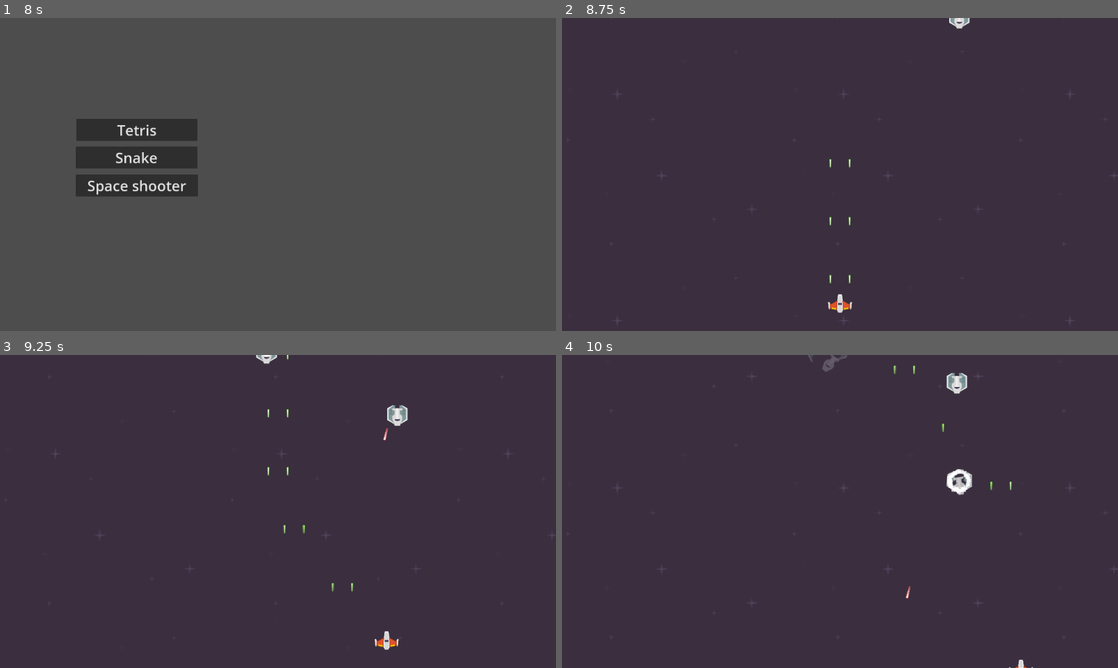
Above: before the commit, frames 1-4 (two rows, left to right).
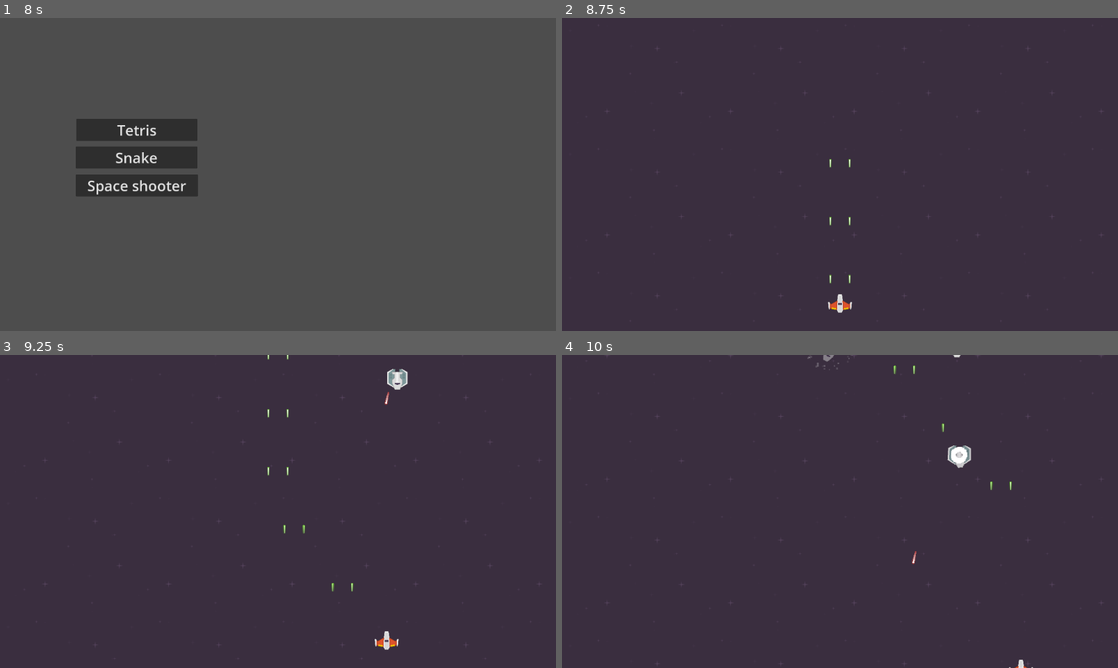
Above: after the commit, the same moments.

Repository: seriousdev-gh/godot_simple_games
Game: Godot game, scene res://scenes/game_selection.tscn
The game is run twice, just before and just after one commit, with the same random seed, the same clock (stepped at 60 frames per second) and the same inputs.
Inputs:
- Up to frame 1 (8 s): click "Tetris" at 0.5 s; click "Restart" at 1.25 s; click "Restart" at 2 s; click "Restart" at 2.75 s; click "Menu" at 3.5 s; click "Snake" at 4.25 s; click "Restart" at 5 s; click "Restart" at 5.75 s; click "Restart" at 6.5 s; click "Menu" at 7.25 s
- Up to frame 2 (8.75 s): click "Space shooter" at 8 s
- Up to frame 3 (9.25 s): hold D (right) from 8.78 s (still down); tap Space (rotate) at 8.85 s
- Up to frame 4 (10 s): release D (right) at 9.53 s; hold Down (down) from 9.53 s (still down); tap Space (rotate) at 9.6 s

Frame 1 is identical in both runs. In frame 2, 0.1% of the frame differs, in the area x 1-100%, y 0-98%; in frame 3, 0.6%; in frame 4, 0.9%, in the area x 1-100%, y 0-99%.

Commit message:
use polygon instead of sprite for background

Diff:
--- a/games/space_shooter/game.gd
+++ b/games/space_shooter/game.gd
@@ -3,36 +3,9 @@
 @export var enemy_scenes : Array[PackedScene]
 var levels : Array
 
-# Called when the node enters the scene tree for the first time.
 func _ready():
 	seed(123456)
-
-	#setup()
 	setup_level1()
-
-
-# Called every frame. 'delta' is the elapsed time since the previous frame.
-func _process(delta):
-	pass
-
-func setup():
-	var tween = get_tree().create_tween()
-	# level 1
-	tween.tween_callback(
-		func():
-			print("TWEEN: spawn")
-			var enemy = enemy_scenes[0].instantiate()
-			enemy.position = line_random_point($Spawners/Top)
-			add_child(enemy)
-	).set_delay(0.8)
-	tween.set_loops(5)
-	tween.tween_interval(1)
-	tween.stop()
-	await tween.finished
-	tween.tween_callback(
-		func():
-			print("WEEN: after spawn")
-	)
 
 func setup_level1():
 	print("wave 1")
--- a/games/space_shooter/game.tscn
+++ b/games/space_shooter/game.tscn
@@ -1,30 +1,46 @@
-[gd_scene load_steps=15 format=3 uid="uid://bjfcqwlc875vd"]
+[gd_scene load_steps=16 format=3 uid="uid://bjfcqwlc875vd"]
 
 [ext_resource type="PackedScene" uid="uid://n2q8ah2ddl06" path="res://games/space_shooter/player.tscn" id="1_2e4hq"]
 [ext_resource type="Script" path="res://games/space_shooter/game.gd" id="1_rbw86"]
 [ext_resource type="PackedScene" uid="uid://ccgesfkgw36wd" path="res://games/space_shooter/enemy_1.tscn" id="2_1be6a"]
 [ext_resource type="Texture2D" uid="uid://fv34cx08eivf" path="res://assets/background/darkPurple.png" id="3_34xym"]
 
-[sub_resource type="Animation" id="Animation_i83j1"]
-resource_name = "background_stars"
+[sub_resource type="Animation" id="Animation_5uc25"]
+resource_name = "new_animation"
 length = 5.0
 loop_mode = 1
 tracks/0/type = "value"
 tracks/0/imported = false
 tracks/0/enabled = true
-tracks/0/path = NodePath(".:region_rect")
+tracks/0/path = NodePath("Polygon2D:texture_offset")
 tracks/0/interp = 1
 tracks/0/loop_wrap = true
 tracks/0/keys = {
 "times": PackedFloat32Array(0, 5),
 "transitions": PackedFloat32Array(1, 1),
 "update": 0,
-"values": [Rect2(0, 0, 755, 725), Rect2(0, -256, 755, 725)]
+"values": [Vector2(0, 0), Vector2(0, -256)]
 }
 
-[sub_resource type="AnimationLibrary" id="AnimationLibrary_6v3xi"]
+[sub_resource type="Animation" id="Animation_ivt6l"]
+length = 0.001
+tracks/0/type = "value"
+tracks/0/imported = false
+tracks/0/enabled = true
+tracks/0/path = NodePath("Polygon2D:texture_offset")
+tracks/0/interp = 1
+tracks/0/loop_wrap = true
+tracks/0/keys = {
+"times": PackedFloat32Array(0),
+"transitions": PackedFloat32Array(1),
+"update": 0,
+"values": [Vector2(0, 0)]
+}
+
+[sub_resource type="AnimationLibrary" id="AnimationLibrary_1rsic"]
 _data = {
-"background_stars": SubResource("Animation_i83j1")
+"RESET": SubResource("Animation_ivt6l"),
+"new_animation": SubResource("Animation_5uc25")
 }
 
 [sub_resource type="RectangleShape2D" id="RectangleShape2D_3gjyp"]
@@ -54,19 +70,18 @@
 script = ExtResource("1_rbw86")
 enemy_scenes = Array[PackedScene]([ExtResource("2_1be6a")])
 
-[node name="DarkPurple" type="Sprite2D" parent="."]
+[node name="Background" type="Node2D" parent="."]
+
+[node name="Polygon2D" type="Polygon2D" parent="Background"]
 texture_repeat = 2
-position = Vector2(-14, 38)
-scale = Vector2(1.832, 1.832)
 texture = ExtResource("3_34xym")
-region_enabled = true
-region_rect = Rect2(0, 256, 755, 725)
+polygon = PackedVector2Array(-700, -400, 700, -400, 700, 400, -700, 400)
 
-[node name="AnimationPlayer" type="AnimationPlayer" parent="DarkPurple"]
+[node name="AnimationPlayer" type="AnimationPlayer" parent="Background"]
 libraries = {
-"": SubResource("AnimationLibrary_6v3xi")
+"": SubResource("AnimationLibrary_1rsic")
 }
-autoplay = "background_stars"
+autoplay = "new_animation"
 
 [node name="Camera2D" type="Camera2D" parent="."]
 
@@ -114,14 +129,14 @@
 shape = SubResource("WorldBoundaryShape2D_th8r8")
 
 [node name="KillzoneTop" type="Area2D" parent="."]
-position = Vector2(0, -544)
+position = Vector2(0, -626)
 
 [node name="CollisionShape2D" type="CollisionShape2D" parent="KillzoneTop"]
 position = Vector2(0, -58)
 shape = SubResource("WorldBoundaryShape2D_56evl")
 
 [node name="KillzoneBottom" type="Area2D" parent="."]
-position = Vector2(0, 484)
+position = Vector2(0, 627)
 
 [node name="CollisionShape2D" type="CollisionShape2D" parent="KillzoneBottom"]
 shape = SubResource("WorldBoundaryShape2D_qgsuh")
@@ -129,5 +144,5 @@
 [node name="Spawners" type="Node" parent="."]
 
 [node name="Top" type="Line2D" parent="Spawners"]
-position = Vector2(0, -510)
+position = Vector2(0, -585)
 points = PackedVector2Array(-484, 9, 499, 10)
